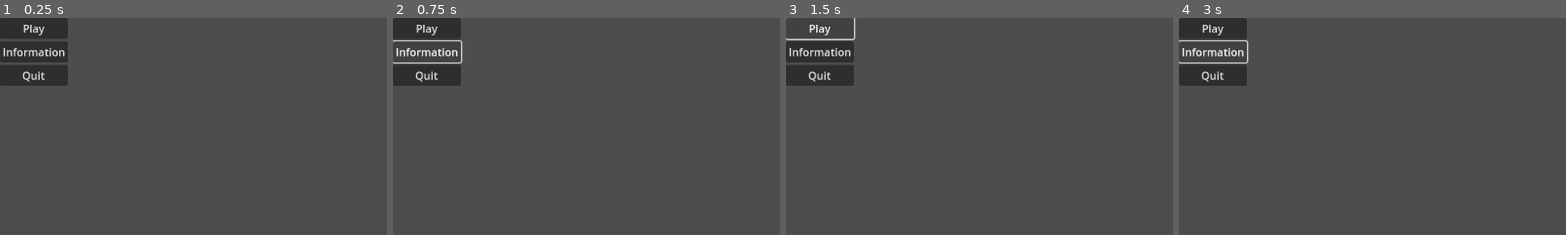
Above: before the commit, frames 1-4 (left to right).
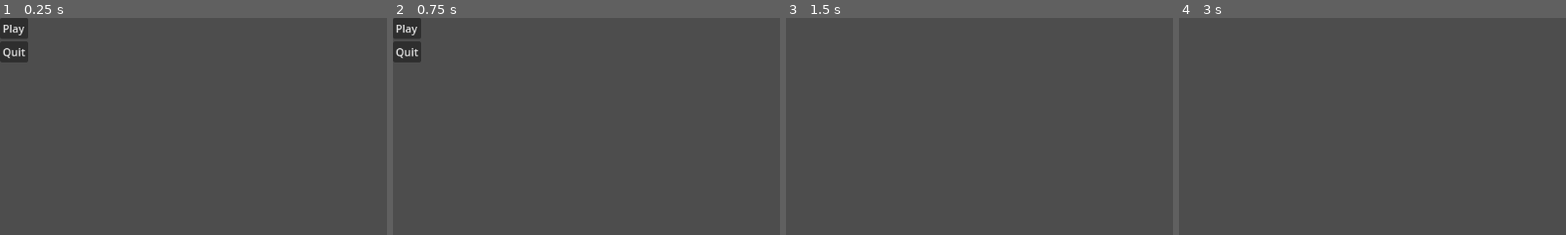
Above: after the commit, the same moments.

Repository: sergio2312/Exosky
Game: Godot game, scene res://Scenes/Menu.tscn
Two runs of this game, one before a commit and one after it. Both use one fixed random seed, a clock stepped at 60 frames per second and the inputs below. Before the commit the project starts from res://Scenes/Game.tscn.
Inputs (mouse positions are % of the whole screen's width and height, from its top left):
- Up to frame 1 (0.25 s): no input
- Up to frame 2 (0.75 s): click (4, 8) at 0.5 s, where only the run before the commit has a clickable "Information"
- Up to frame 3 (1.5 s): click "Play" at 1.25 s
- Up to frame 4 (3 s): click (4, 2) at 2 s, where only the run before the commit has a clickable "Play"; click (4, 8) at 2.75 s, where only the run before the commit has a clickable "Information"
The pictures show only the part of the screen within x 0-50%, y 0-50%; the shares and areas given below are measured in that part.

The runs differ from the first frame. In frame 1, 3.8% of the frame differs, in the area x 0-18%, y 0-32%; in frame 2, 3.3%; in frame 3, 3.5%; in frame 4, 3.7%.

Commit message:
menu_done

Diff:
--- a/Exosky/Nodes/Menu.tscn
+++ /dev/null
@@ -1,20 +0,0 @@
-[gd_scene format=3 uid="uid://b65j7h3i7wv6w"]
-
-[node name="MainMenu" type="MarginContainer"]
-offset_right = 40.0
-offset_bottom = 40.0
-
-[node name="VBoxContainer" type="VBoxContainer" parent="."]
-layout_mode = 2
-
-[node name="Play" type="Button" parent="VBoxContainer"]
-layout_mode = 2
-text = "Play"
-
-[node name="Options" type="Button" parent="VBoxContainer"]
-layout_mode = 2
-text = "Information"
-
-[node name="Quit" type="Button" parent="VBoxContainer"]
-layout_mode = 2
-text = "Quit"
--- a/Exosky/Nodes/menu.gd
+++ b/Exosky/Nodes/menu.gd
@@ -1,14 +1,8 @@
-extends MarginContainer
-
-
+extends Control
 
 func _on_play_pressed() -> void:
-	pass # Replace with function body.
-
-
-func _on_options_pressed() -> void:
-	pass # Replace with function body.
+	get_tree().change_scene_to_file("res://Scenes/Game3D.tscn")
 
 
 func _on_quit_pressed() -> void:
-	pass # Replace with function body.
+	get_tree().quit()
--- a/Exosky/Scenes/Game.tscn
+++ /dev/null
@@ -1,18 +0,0 @@
-[gd_scene load_steps=2 format=3 uid="uid://eadhxj3on3qx"]
-
-[ext_resource type="PackedScene" uid="uid://b65j7h3i7wv6w" path="res://Nodes/Menu.tscn" id="1_h5qdq"]
-
-[node name="Game" type="Node"]
-
-[node name="Menu" type="Control" parent="."]
-layout_mode = 3
-anchors_preset = 0
-offset_right = 40.0
-offset_bottom = 40.0
-
-[node name="MainMenu" parent="Menu" instance=ExtResource("1_h5qdq")]
-layout_mode = 0
-
-[node name="3DGame" type="Node3D" parent="."]
-
-[node name="2DGame" type="Node2D" parent="."]
--- /dev/null
+++ b/Exosky/Scenes/Game2D.tscn
@@ -0,0 +1,3 @@
+[gd_scene format=3 uid="uid://eypqn4ksh7q7"]
+
+[node name="Game" type="Node3D"]
--- /dev/null
+++ b/Exosky/Scenes/Game3D.tscn
@@ -0,0 +1,3 @@
+[gd_scene format=3 uid="uid://eadhxj3on3qx"]
+
+[node name="Game" type="Node3D"]
--- /dev/null
+++ b/Exosky/Scenes/Menu.tscn
@@ -0,0 +1,29 @@
+[gd_scene load_steps=2 format=3 uid="uid://b65j7h3i7wv6w"]
+
+[ext_resource type="Script" path="res://Nodes/menu.gd" id="1_vw3s4"]
+
+[node name="MainMenu" type="Control"]
+layout_mode = 3
+anchors_preset = 0
+offset_right = 42.0
+offset_bottom = 66.0
+script = ExtResource("1_vw3s4")
+
+[node name="MarginContainer" type="MarginContainer" parent="."]
+layout_mode = 2
+offset_right = 42.0
+offset_bottom = 66.0
+
+[node name="VBoxContainer" type="VBoxContainer" parent="MarginContainer"]
+layout_mode = 2
+
+[node name="Play" type="Button" parent="MarginContainer/VBoxContainer"]
+layout_mode = 2
+text = "Play"
+
+[node name="Quit" type="Button" parent="MarginContainer/VBoxContainer"]
+layout_mode = 2
+text = "Quit"
+
+[connection signal="pressed" from="MarginContainer/VBoxContainer/Play" to="." method="_on_play_pressed"]
+[connection signal="pressed" from="MarginContainer/VBoxContainer/Quit" to="." method="_on_quit_pressed"]
--- a/Exosky/project.godot
+++ b/Exosky/project.godot
@@ -11,6 +11,6 @@
 [application]
 
 config/name="Exosky"
-run/main_scene="res://Scenes/Game.tscn"
+run/main_scene="res://Scenes/Menu.tscn"
 config/features=PackedStringArray("4.3", "Forward Plus")
 config/icon="res://icon.svg"
Renamed: Exosky/Scenes/menu.gd -> Exosky/Scripts/menu.gd
